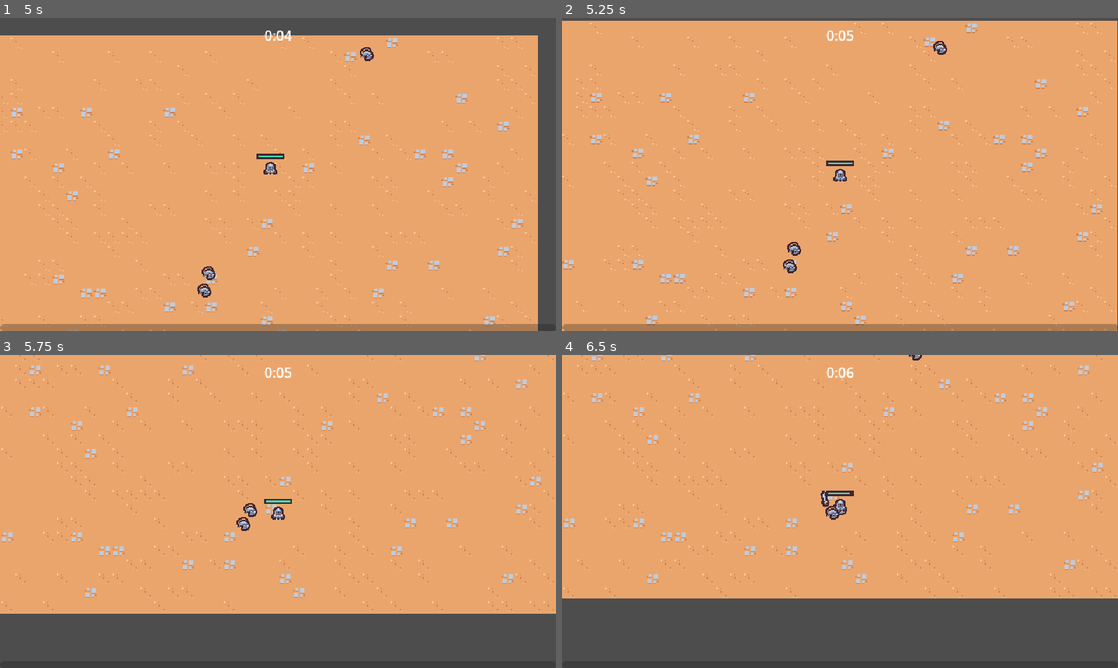
Above: before the commit, frames 1-4 (two rows, left to right).
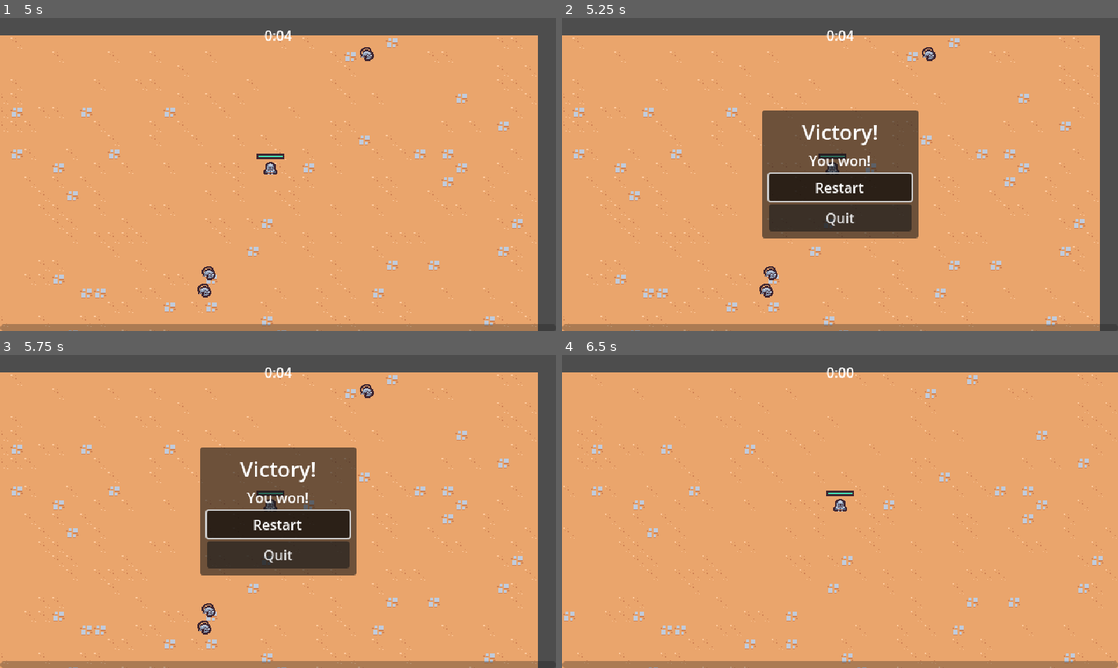
Above: after the commit, the same moments.

Repository: rprav-n/2D-Survivors-Style-Game
Game: Godot game, scene res://scenes/main/main.tscn
The game is run twice, just before and just after one commit, with the same random seed, the same clock (stepped at 60 frames per second) and the same inputs.
Inputs (mouse positions are in pixels of both pictures, inside the frame that each line leads up to):
- Up to frame 1 (5 s): move the mouse to (400, 158) at 0.52 s; press the mouse at (400, 158) at 0.53 s; hold D (move_right) 0.53-1.28 s; move the mouse to (166, 190) at 1.27 s; release the mouse at (166, 190) at 1.28 s; hold S (move_down) 1.28-2.03 s; click (166, 190) at 1.35 s; move the mouse to (333, 105) at 2.02 s; press the mouse at (333, 105) at 2.03 s; hold D (move_right) 2.03-2.78 s; move the mouse to (250, 237) at 2.77 s; release the mouse at (250, 237) at 2.78 s; hold W (move_up) 2.78-3.53 s; click (250, 237) at 2.85 s; move the mouse to (444, 221) at 3.52 s; press the mouse at (444, 221) at 3.53 s; hold Left (move_left) from 3.53 s (still down); move the mouse to (111, 127) at 4.27 s; release the mouse at (111, 127) at 4.28 s; click (111, 127) at 4.35 s
- Up to frame 2 (5.25 s): move the mouse to (867, 174) at 5.02 s; release Left (move_left) at 5.03 s; press the mouse at (867, 174) at 5.03 s; hold S (move_down) from 5.03 s (still down)
- Up to frame 3 (5.75 s): keep holding S (move_down)
- Up to frame 4 (6.5 s): release S (move_down) at 5.75 s; release the mouse at (867, 511) at 5.75 s; click (840, 524) at 5.75 s, where only the run after the commit has a clickable "Restart"

Frame 1 is identical in both runs. In frame 2, 23% of the frame differs, in the area x 0-100%, y 0-100%; in frame 3, 39%; in frame 4, 31%.

Commit message:
Create Victory Screen

Diff:
--- a/scenes/manager/arena_time_manager.gd
+++ b/scenes/manager/arena_time_manager.gd
@@ -2,8 +2,21 @@
 
 class_name ArenaTimeManager
 
+@export var victory_screen_scene: PackedScene
 @onready var timer: Timer = $Timer
+
+
+func _ready() -> void:
+	timer.timeout.connect(_on_timer_timeout)
 
 
 func get_time_elapsed() -> float:
 	return timer.wait_time - timer.time_left
+
+
+func _on_timer_timeout() -> void:
+	if victory_screen_scene == null:
+		return
+
+	var victory_screen: VictoryScreen = victory_screen_scene.instantiate() as VictoryScreen
+	add_child(victory_screen)
--- a/scenes/manager/arena_time_manager.tscn
+++ b/scenes/manager/arena_time_manager.tscn
@@ -1,11 +1,13 @@
-[gd_scene load_steps=2 format=3 uid="uid://35asgu6kqhg4"]
+[gd_scene load_steps=3 format=3 uid="uid://35asgu6kqhg4"]
 
 [ext_resource type="Script" path="res://scenes/manager/arena_time_manager.gd" id="1_206at"]
+[ext_resource type="PackedScene" uid="uid://bhillm3h6tmy2" path="res://scenes/ui/victory_screen.tscn" id="2_r4foa"]
 
 [node name="ArenaTimeManager" type="Node"]
 script = ExtResource("1_206at")
+victory_screen_scene = ExtResource("2_r4foa")
 
 [node name="Timer" type="Timer" parent="."]
-wait_time = 60.0
+wait_time = 5.0
 one_shot = true
 autostart = true
--- /dev/null
+++ b/scenes/ui/victory_screen.gd
@@ -0,0 +1,21 @@
+extends CanvasLayer
+
+class_name VictoryScreen
+
+@onready var restart_button: Button = %RestartButton
+@onready var quit_button: Button = %QuitButton
+
+
+func _ready() -> void:
+	get_tree().paused = true
+	restart_button.pressed.connect(_on_restart_button_pressed)
+	quit_button.pressed.connect(_on_quit_button_pressed)
+
+
+func _on_restart_button_pressed() ->  void:
+	get_tree().paused = false
+	get_tree().change_scene_to_file("res://scenes/main/main.tscn")
+
+
+func _on_quit_button_pressed() -> void:
+	get_tree().quit()
--- /dev/null
+++ b/scenes/ui/victory_screen.tscn
@@ -0,0 +1,51 @@
+[gd_scene load_steps=2 format=3 uid="uid://bhillm3h6tmy2"]
+
+[ext_resource type="Script" path="res://scenes/ui/victory_screen.gd" id="1_6rvey"]
+
+[node name="VictoryScreen" type="CanvasLayer"]
+process_mode = 3
+script = ExtResource("1_6rvey")
+
+[node name="MarginContainer" type="MarginContainer" parent="."]
+anchors_preset = 15
+anchor_right = 1.0
+anchor_bottom = 1.0
+grow_horizontal = 2
+grow_vertical = 2
+
+[node name="PanelContainer" type="PanelContainer" parent="MarginContainer"]
+custom_minimum_size = Vector2(180, 0)
+layout_mode = 2
+size_flags_horizontal = 4
+size_flags_vertical = 4
+
+[node name="MarginContainer" type="MarginContainer" parent="MarginContainer/PanelContainer"]
+layout_mode = 2
+theme_override_constants/margin_left = 8
+theme_override_constants/margin_top = 8
+theme_override_constants/margin_right = 8
+theme_override_constants/margin_bottom = 8
+
+[node name="VBoxContainer" type="VBoxContainer" parent="MarginContainer/PanelContainer/MarginContainer"]
+layout_mode = 2
+
+[node name="Label" type="Label" parent="MarginContainer/PanelContainer/MarginContainer/VBoxContainer"]
+layout_mode = 2
+size_flags_horizontal = 4
+theme_override_font_sizes/font_size = 24
+text = "Victory!"
+
+[node name="Label2" type="Label" parent="MarginContainer/PanelContainer/MarginContainer/VBoxContainer"]
+layout_mode = 2
+text = "You won!"
+horizontal_alignment = 1
+
+[node name="RestartButton" type="Button" parent="MarginContainer/PanelContainer/MarginContainer/VBoxContainer"]
+unique_name_in_owner = true
+layout_mode = 2
+text = "Restart"
+
+[node name="QuitButton" type="Button" parent="MarginContainer/PanelContainer/MarginContainer/VBoxContainer"]
+unique_name_in_owner = true
+layout_mode = 2
+text = "Quit"
